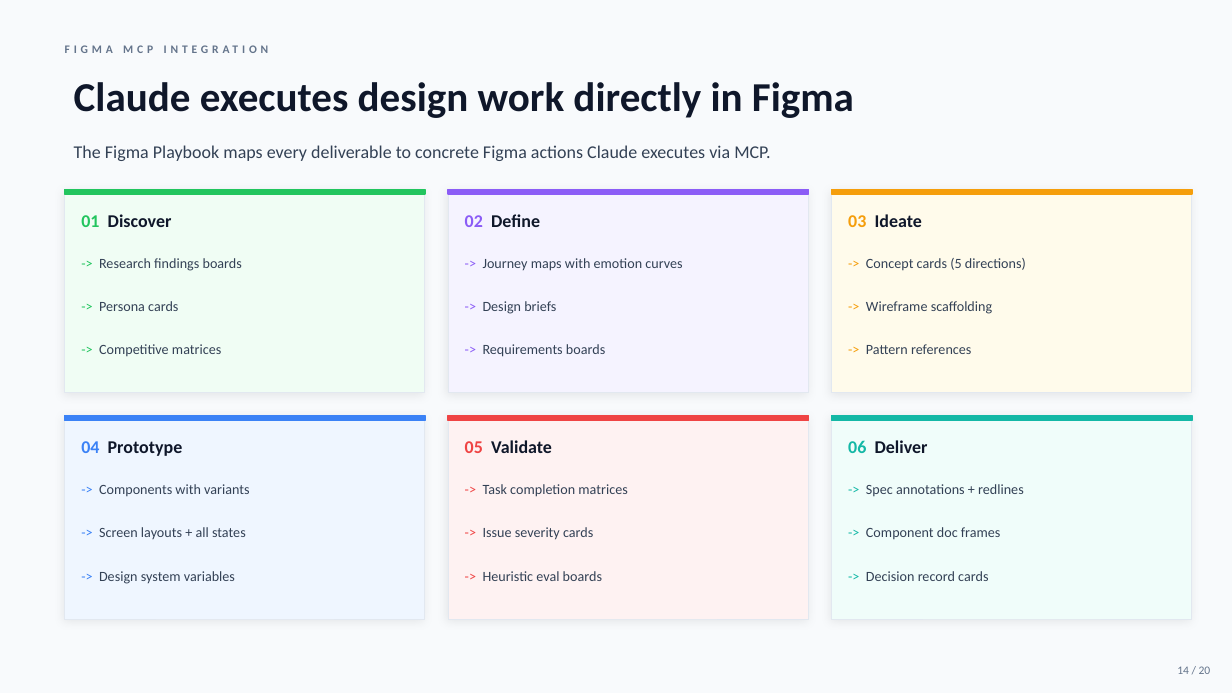
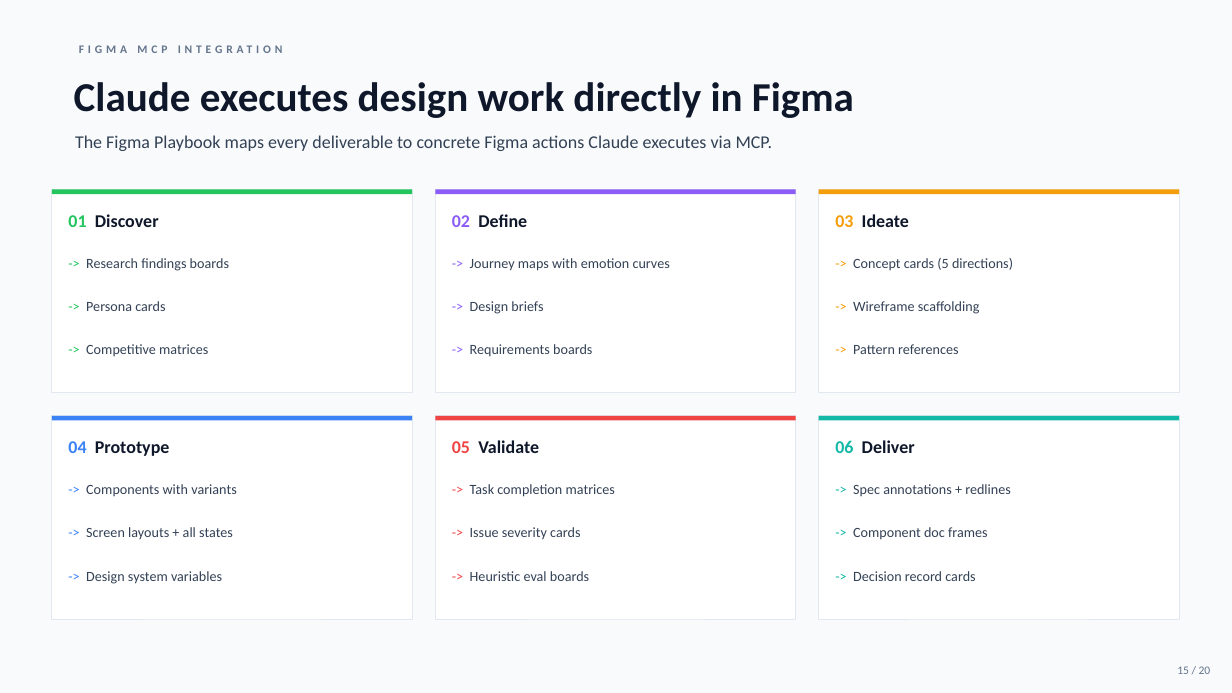
Before and after one commit to quinrobinson/agentic-product-design-framework, a slide deck: slide 15 of artifacts/onboarding-deck.pptx (slide 14 before the commit). Drawn at 1232x693 pixels with LibreOffice and Linux fonts; fonts in the diff are those of the drawing. Boxes give left, top, right and bottom in pixels: in the first picture for what was removed or moved away, otherwise in the second. Text is boxed around its words. In the diff, an @@ line names an element or a change of style, - is before the commit and + after.

```diff
--- a/artifacts/onboarding-deck.pptx
+++ b/artifacts/onboarding-deck.pptx
@@ text "FIGMA MCP INTEGRATION" rewrapped from (734, 82, 854, 158) to (736, 82, 854, 148) @@
@@ text "The Figma Playbook maps every ...": place and size @@
-text "The Figma Playbook maps every ..." at (74, 145, 730, 161)
+text "The Figma Playbook maps every ..." at (75, 135, 732, 151)
@@ rectangle at (52, 189, 412, 393): fill #F0FDF4 to #FFFFFF; shadow off @@
@@ rectangle at (52, 189, 412, 194): outline #22C55E 1 pt to none @@
@@ rectangle at (435, 189, 796, 393): fill #F5F3FF to #FFFFFF; shadow off @@
@@ rectangle at (435, 189, 796, 194): outline #8B5CF6 1 pt to none @@
@@ rectangle at (819, 189, 1179, 393): fill #FFFBEB to #FFFFFF; shadow off @@
@@ rectangle at (819, 189, 1179, 194): outline #F59E0B 1 pt to none @@
@@ rectangle at (52, 416, 412, 619): fill #EFF6FF to #FFFFFF; shadow off @@
@@ rectangle at (52, 416, 412, 421): outline #3B82F6 1 pt to none @@
@@ 16 texts, 12 rectangles: place and size @@
-16 texts, 12 rectangles at (65, 189, 1192, 619)
+16 texts, 12 rectangles at (52, 189, 1179, 619)
@@ rectangle at (435, 416, 796, 619): fill #FEF2F2 to #FFFFFF; shadow off @@
@@ rectangle at (435, 416, 796, 421): outline #EF4444 1 pt to none @@
@@ rectangle at (819, 416, 1179, 619): fill #F0FDFA to #FFFFFF; shadow off @@
@@ rectangle at (819, 416, 1179, 421): outline #14B8A6 1 pt to none @@
@@ 8 texts: place and size @@
-8 texts at (848, 214, 1026, 581)
+8 texts at (835, 214, 1013, 581)
@@ text at (1177, 666, 1211, 674): text changed @@
-14 / 20
+15 / 20
```
Also in this commit, not shown: 19 other slides changed.
